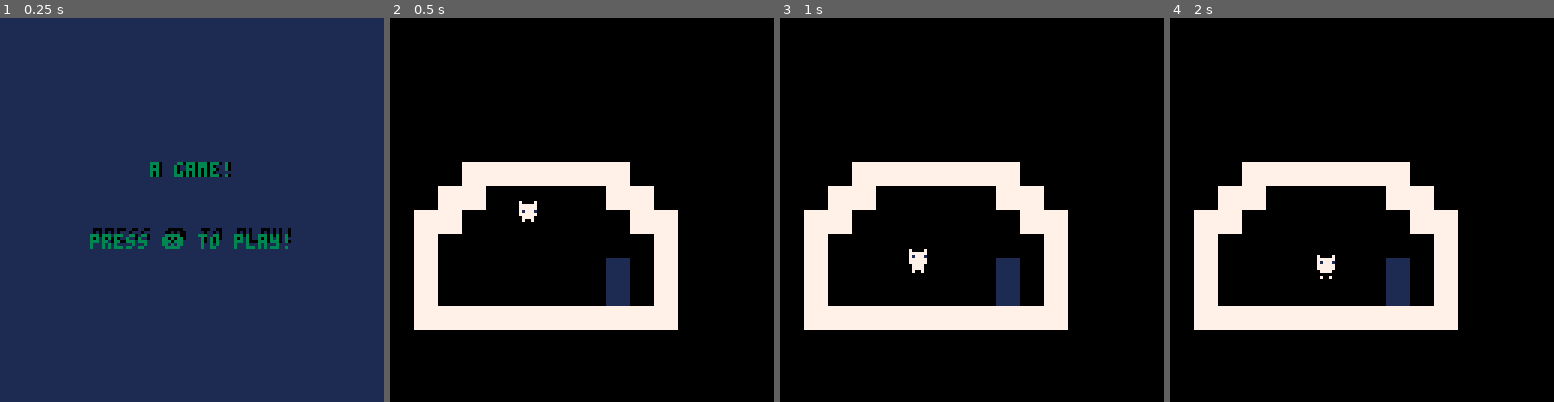
Above: before the commit, frames 1-4 (left to right).
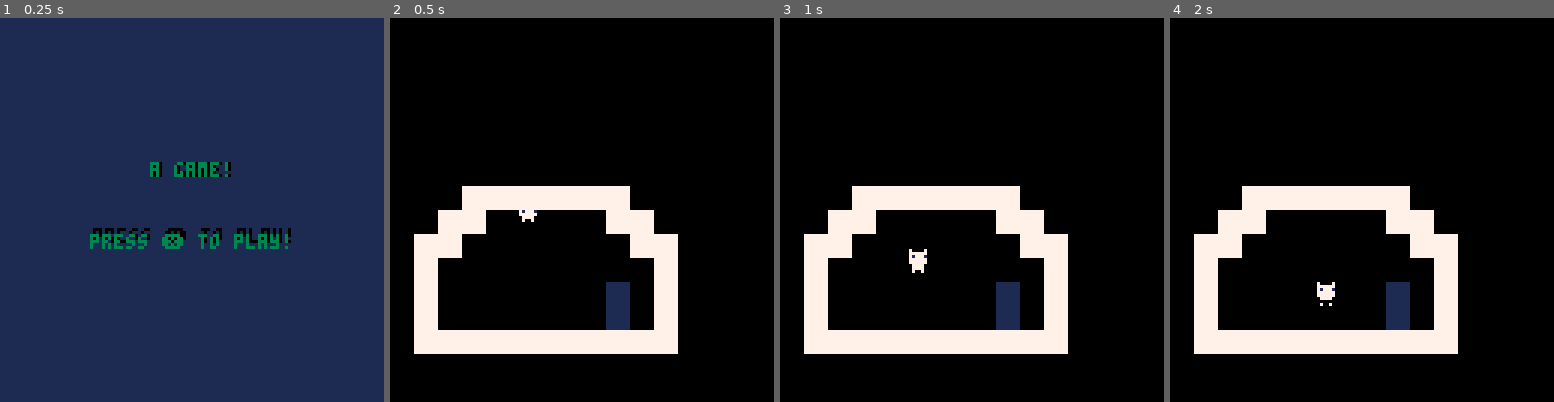
Above: after the commit, the same moments.

Repository: aadhyap/platformer
Game: PICO-8 cartridge platformer-game.p8
The game is run twice, just before and just after one commit, with the same random seed, the same clock (stepped at 60 frames per second) and the same inputs.
Inputs:
- Up to frame 1 (0.25 s): no input
- Up to frame 2 (0.5 s): tap X (X key) at 0.33 s
- Up to frame 3 (1 s): tap O (Z key) at 0.7 s
- Up to frame 4 (2 s): tap X (X key) at 1.07, 1.85 s; hold Right from 1.6 s (still down); tap O (Z key) at 1.7 s

Frame 1 is identical in both runs. In frame 2, 16% of the frame differs, in the area x 6-75%, y 37-88%; in frame 3, 16%; in frame 4, 16%.

Commit message:
level changing with map data held withing string
Dev log
I have Total tokens: 8192

Creating levels through strings rather than sprites, saving memory
30 levels → 480 tokens (1st method) vs 30 tokens (2nd method)
I would do the 480 for the sake of organization
However I can store these leves data in a separate file and convert them to a singular string when i finish creating a level and therefore use the second method and save memory. Similarly I can actually get the coordinates only for the collisions and create the map based on that

Program a file that converts a list into a string
Save memory
Program a file that is able to extract the needed coordinates to place the collision objects since not every object will need to be drawn however we might have a background so this might not be necessary
Save computation

Diff:
--- a/platformer-game.p8
+++ b/platformer-game.p8
@@ -61,18 +61,8 @@
 
 function game_init()
 
---location of levels on map
-	levels = {
-	{0,0,"x1"},
-	{21,0,"x2"}
-	}
-
---level struct
-	level = {
-		x = 0,
-		y = 0,
-		name = "x1"
-	}
+--level data
+	import_lvl_data(lvl_strs[1])
 
 --level number
 	levelnum = 1
@@ -293,14 +283,10 @@
 	else
 --update to next level------
 		sfx(6)
-		level.x = levels[levelnum][1]
-		level.y = levels[levelnum][2]
-		level.name = levels[levelnum][3]
-
-		p.x = level.x
-		p.y = level.y
-		map_x = level.x
-		map_y = level.y
+		import_lvl_data(lvl_strs[levelnum])
+		p.x = 0
+		p.y = 0
+
 	end
 end
 
@@ -347,6 +333,46 @@
  end
 
 end
+-->8
+-- import + export lvl map data
+function export_lvl_data()
+	local tworld = ""
+ map_size_x = 15
+ map_size_y = 15
+ j = 0
+
+ for i = 0, map_size_x-1 do
+ 	for j = 0, map_size_y-1 do
+ 		tworld = tworld..","..tostr(mget(i,j))
+ 	end
+ end
+
+ printh(tworld,"tmaplvl0.txt",1)
+
+end
+
+
+function import_lvl_data(lvl_str)
+	lvl_data = split(lvl_str)
+	map_size_x = 15
+	map_size_y = 15
+	num = 0
+
+	for i = 0, map_size_x-1 do
+	 	for j = 0, map_size_y-1 do
+	 		mset(i,j,lvl_data[num])
+	 		num += 1
+	 	end
+	end
+
+end
+
+-->8
+lvl_strs = {
+-- 1 token
+"0,0,0,0,0,0,0,0,0,0,0,0,0,0,0,0,0,0,0,0,0,0,0,65,65,65,65,65,0,0,0,0,0,0,0,0,0,65,65,0,0,0,65,0,0,0,0,0,0,0,0,65,65,0,0,0,0,65,0,0,0,0,0,0,0,0,65,0,0,0,0,0,65,0,0,0,0,0,0,0,0,65,0,0,0,0,0,65,0,0,0,0,0,0,0,0,65,0,0,0,0,0,65,0,0,0,0,0,0,0,0,65,0,0,0,0,0,65,0,0,0,0,0,0,0,0,65,0,0,0,0,0,65,0,0,0,0,0,0,0,0,65,65,0,0,66,66,65,0,0,0,0,0,0,0,0,0,65,65,0,0,0,65,0,0,0,0,0,0,0,0,0,0,65,65,65,65,65,0,0,0,0,0,0,0,0,0,0,0,0,0,0,0,0,0,0,0,0,0,0,0,0,0,0,0,0,0,0,0,0,0,0,0,0,0,0,0,0,0,0,0,0,0,0,0",
+"65,0,0,0,0,0,0,0,0,0,0,0,0,0,0,0,0,0,0,0,0,0,0,0,0,0,0,0,0,0,0,0,0,0,0,0,0,0,0,0,0,0,65,0,0,0,0,0,0,0,0,0,0,0,0,0,0,0,0,0,0,0,0,0,0,0,0,0,0,0,0,0,0,0,0,0,0,0,0,0,0,0,0,0,0,0,0,68,0,0,0,0,0,0,0,0,0,0,0,0,0,0,68,0,0,0,0,0,0,0,0,0,0,0,0,0,0,65,0,0,0,0,0,0,0,0,0,0,0,0,0,0,65,0,0,0,0,0,0,0,0,0,0,0,0,0,68,0,0,0,0,0,0,0,0,0,0,0,0,0,65,0,0,0,0,0,0,0,0,0,0,0,0,0,0,65,0,0,0,0,0,0,0,0,0,0,0,0,0,0,65,0,0,0,0,0,0,0,0,0,0,0,0,0,0,65,0,0,0,0,0,0,0,0,0,0,0,0,66,66,65,0,0,0,0"
+}
 __gfx__
 00000000000000000700007007000070000000000000000000000000070007000700070000000000000000000000000000000000000000000000000000000000
 00000000070000700777777007777770070000700700007000000000077777700777777000000000000000000000000000000000000000000000000000000000
